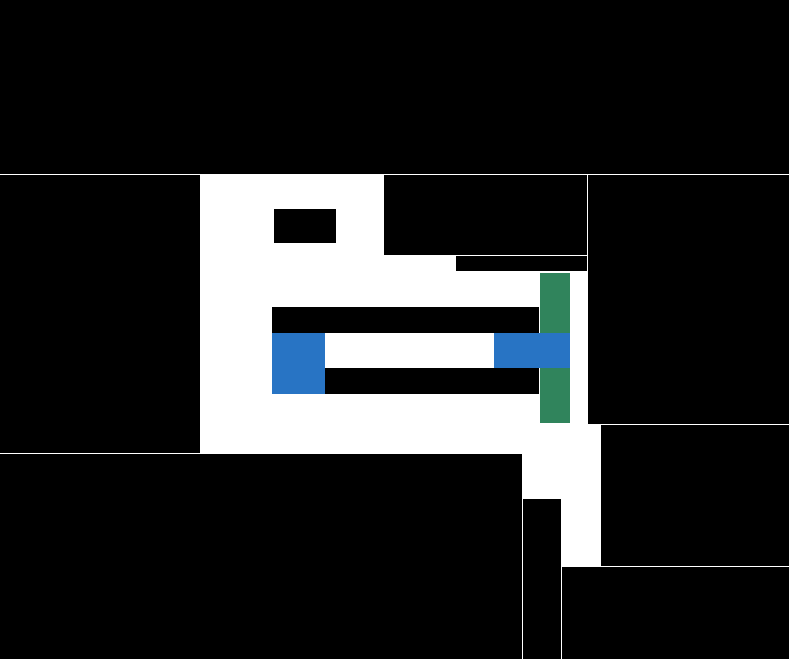
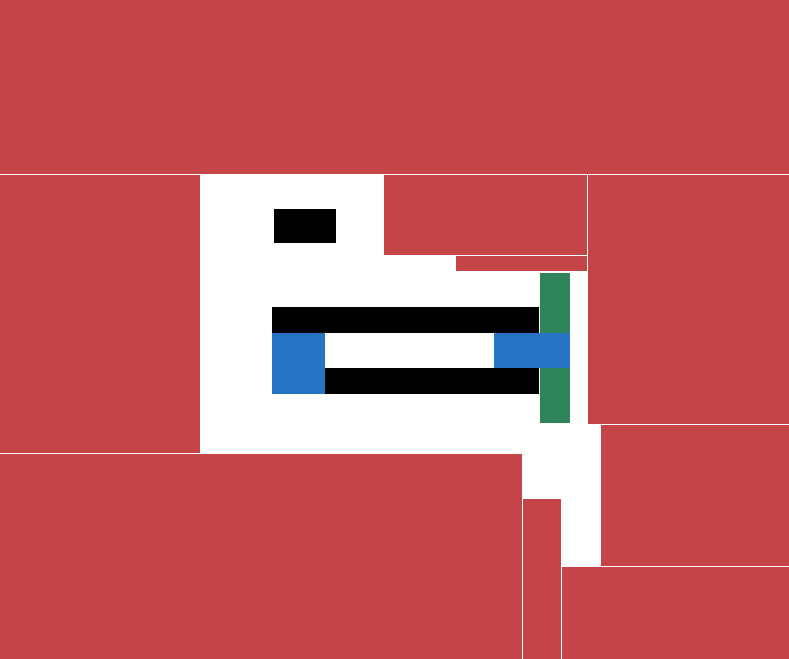
Layers edited between the first and the second (789, 659) image:
painted on "Border" over [0, 0, 789, 659]
